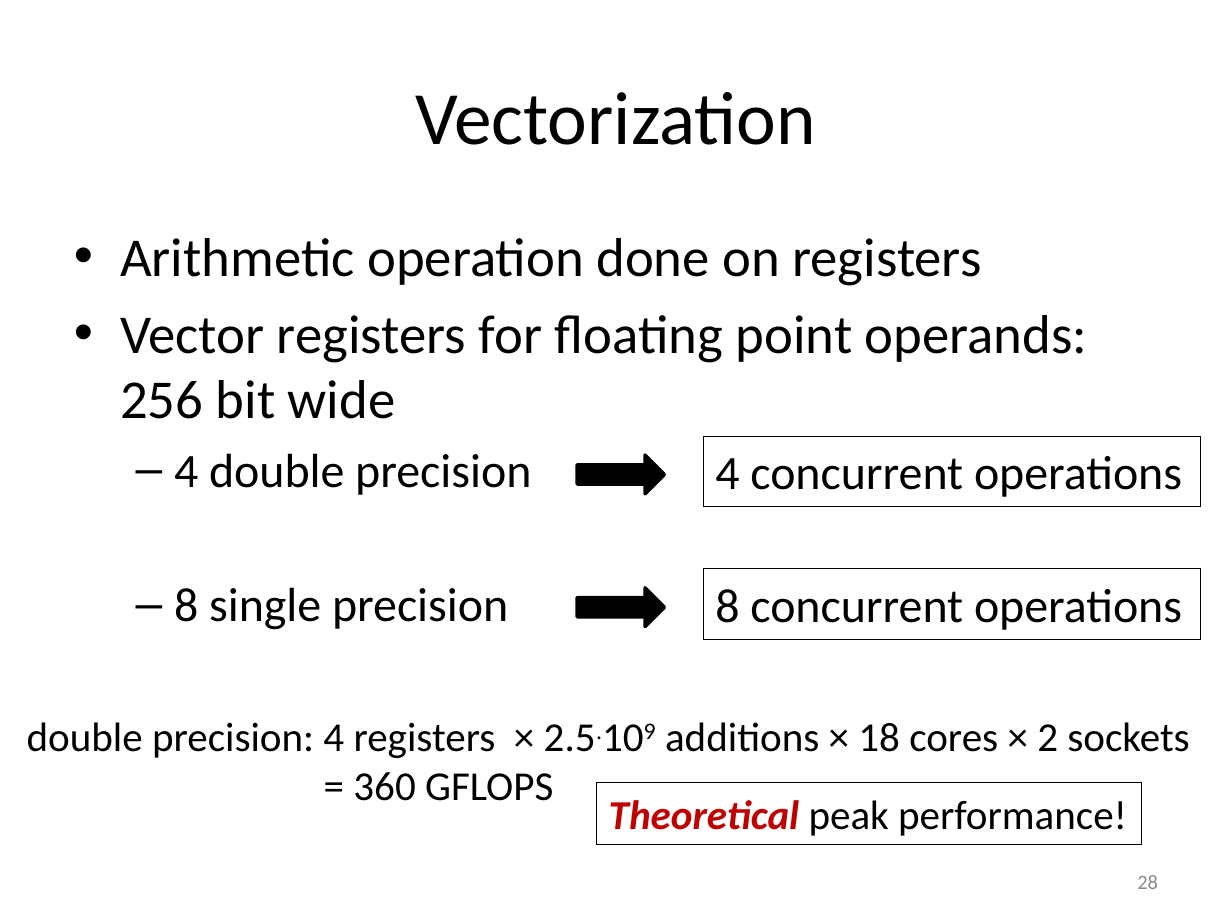
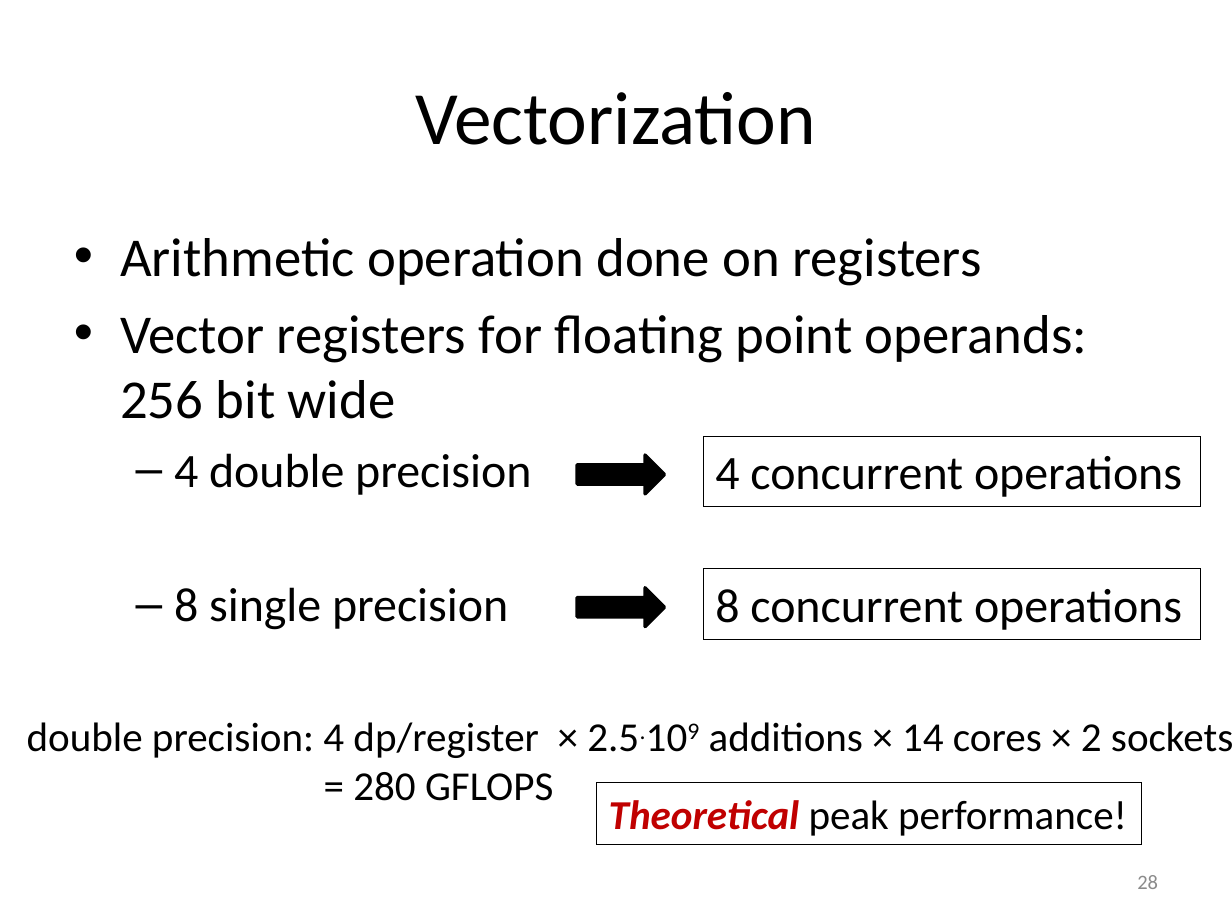
Before and after one commit to gjbex/training-material, a slide deck: slide 28 of Optimization/hpc_efficiency.pptx. Drawn at 1232x924 pixels with LibreOffice and Linux fonts; fonts in the diff are those of the drawing. Boxes give left, top, right and bottom in pixels: in the first picture for what was removed or moved away, otherwise in the second. Text is boxed around its words. In the diff, an @@ line names an element or a change of style, - is before the commit and + after.

```diff
--- a/Optimization/hpc_efficiency.pptx
+++ b/Optimization/hpc_efficiency.pptx
@@ text at <box>27,722,1232,801</box>: text changed @@
-double precision: 4 registers × 2.5.109 additions × 18 cores × 2 sockets
-= 360 GFLOPS
+double precision: 4 dp/register × 2.5.109 additions × 14 cores × 2 sockets
+= 280 GFLOPS
```
Also in this commit, not shown: 2 other slides changed.
